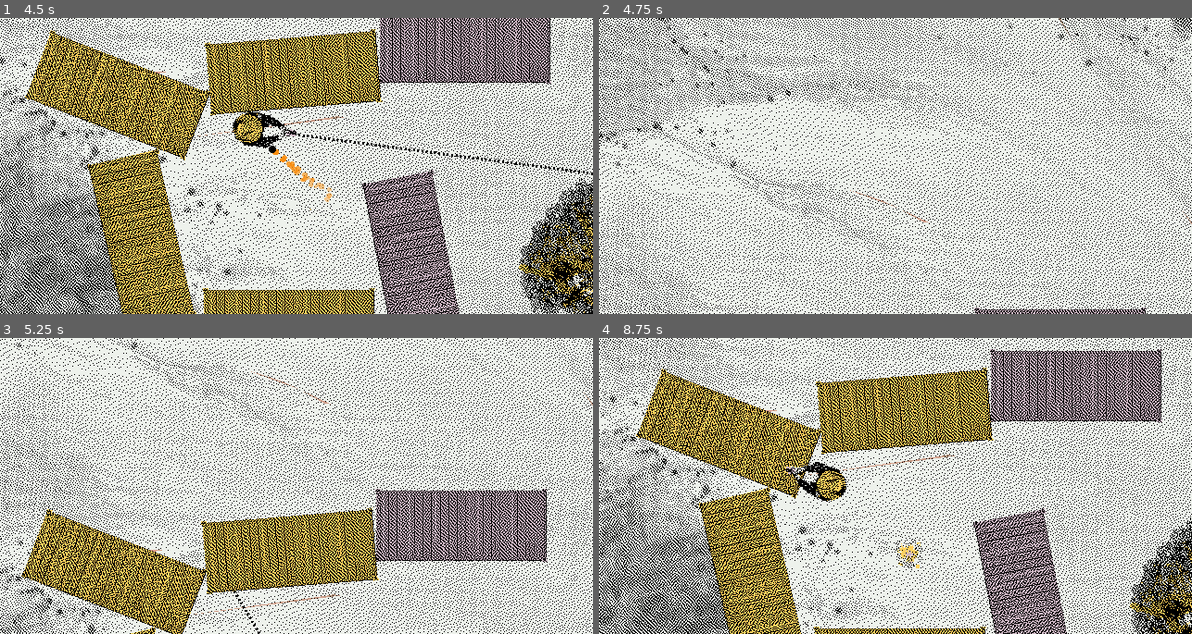
Above: before the commit, frames 1-4 (two rows, left to right).
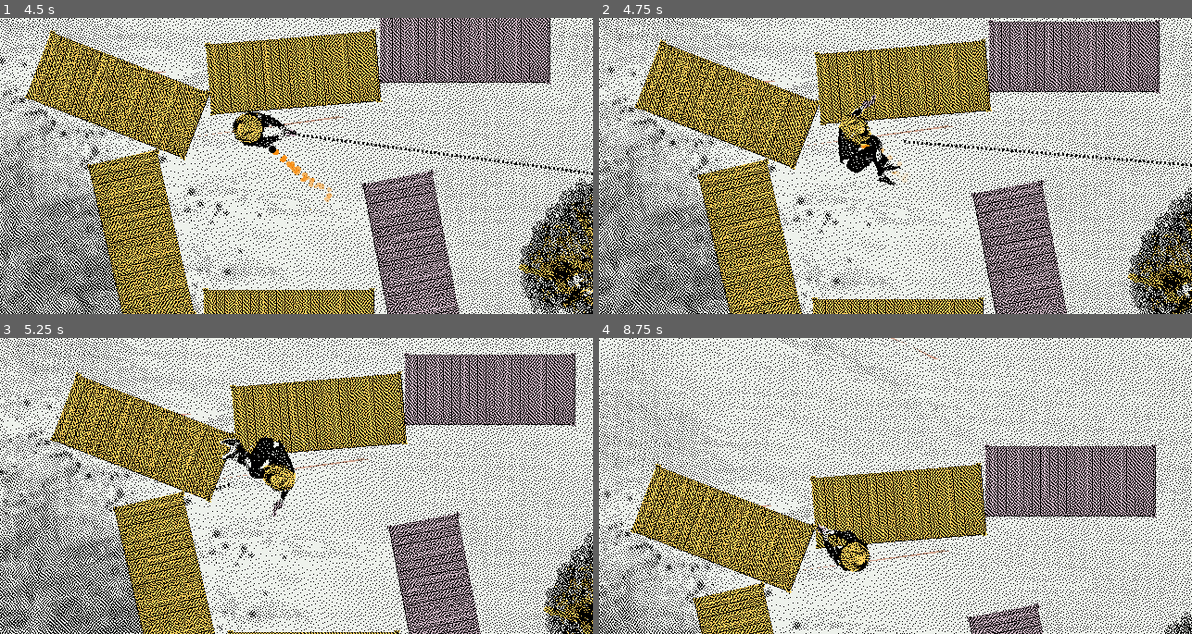
Above: after the commit, the same moments.

Repository: HalfdanBrage/nordicGame
Game: Godot game, scene res://Levels/test-level-1.tscn
The game is run twice, just before and just after one commit, with the same random seed, the same clock (stepped at 60 frames per second) and the same inputs. This scene is started directly instead of the project's main scene.
Inputs (mouse positions are in pixels of both pictures, inside the frame that each line leads up to):
- Up to frame 1 (4.5 s): move the mouse to (266, 225) at 0.52 s; tap X (swap) at 0.6, 1.55, 2.1, 2.85, 3.8, 4.35 s; move the mouse to (474, 210) at 1.27 s; tap Space (shoot) at 1.35, 3.6 s; move the mouse to (118, 121) at 2.02 s; move the mouse to (326, 166) at 2.77 s; move the mouse to (207, 92) at 3.52 s; move the mouse to (426, 151) at 4.27 s
- Up to frame 2 (4.75 s): no input
- Up to frame 3 (5.25 s): move the mouse to (177, 500) at 5.02 s; tap X (swap) at 5.1 s
- Up to frame 4 (8.75 s): move the mouse to (954, 420) at 5.77 s; tap Space (shoot) at 5.85, 8.1 s; tap X (swap) at 6.05, 6.6, 7.35, 8.3 s; move the mouse to (865, 545) at 6.52 s; move the mouse to (1073, 530) at 7.27 s; move the mouse to (717, 441) at 8.02 s

Frame 1 is identical in both runs. In frame 2, 50% of the frame differs, in the area x 0-100%, y 0-100%; in frame 3, 56%; in frame 4, 58%.

Commit message:
work on death animation

Diff:
--- a/Entities/Bullet/bullet.gd
+++ b/Entities/Bullet/bullet.gd
@@ -5,6 +5,9 @@
 const SPEED = 5
 
 var dir: Vector2 = Vector2.RIGHT
+
+func _ready():
+	$Sprite2D.visible = true
 
 var frames_since_swap = 0
 func set_just_swapped():
@@ -22,10 +25,10 @@
 		dir = get_vector_reflection(velocity, collision.get_normal()).normalized()
 
 func deactivate():
-	$AnimatedSprite2D.play("inactive")
+	pass
 
 func activate():
-	$AnimatedSprite2D.play("active")
+	pass
 
 func get_vector_reflection(vector: Vector2, normal: Vector2) -> Vector2:
 	return vector - 2 * vector.dot(normal) * normal
@@ -33,6 +36,7 @@
 func _on_area_2d_body_entered(body):
 	if body.has_method("damage") and frames_since_swap > 1:
 		body.damage()
+		$AnimationPlayer.play("kill_player")
 
 
 func _on_collisionsparkarea_body_entered(body):
--- a/Entities/Bullet/bullet.tscn
+++ b/Entities/Bullet/bullet.tscn
@@ -1,8 +1,6 @@
-[gd_scene load_steps=34 format=3 uid="uid://chg348md75ben"]
+[gd_scene load_steps=33 format=3 uid="uid://chg348md75ben"]
 
 [ext_resource type="Script" path="res://Entities/Bullet/bullet.gd" id="1_sgqyk"]
-[ext_resource type="Texture2D" uid="uid://c01bf6ta4sxhg" path="res://inactive.png" id="2_j785w"]
-[ext_resource type="Texture2D" uid="uid://etuynmey2wwf" path="res://active.png" id="3_vguso"]
 [ext_resource type="Texture2D" uid="uid://0t6l8awovx7v" path="res://Assets/Bullets/bullet.png" id="4_jjgt6"]
 [ext_resource type="Texture2D" uid="uid://u2kdrdsd6vdv" path="res://Assets/Bullets/bullet (4).png" id="4_o5sfj"]
 [ext_resource type="AudioStream" uid="uid://6nxjwrryipk8" path="res://SFX/Ricochet-1-raw.wav" id="6_5aaie"]
@@ -18,25 +16,6 @@
 [ext_resource type="Texture2D" uid="uid://eshtuy37dot5" path="res://Assets/Player/teleport_2.png" id="16_s3jve"]
 [ext_resource type="Texture2D" uid="uid://4ix38bartxpq" path="res://Assets/Player/teleport_1.png" id="17_lqanl"]
 [ext_resource type="Texture2D" uid="uid://dtyxw4i6jsw27" path="res://Assets/Player/teleport_0.png" id="18_hhftr"]
-
-[sub_resource type="SpriteFrames" id="SpriteFrames_ajlkv"]
-animations = [{
-"frames": [{
-"duration": 1.0,
-"texture": ExtResource("2_j785w")
-}],
-"loop": true,
-"name": &"active",
-"speed": 5.0
-}, {
-"frames": [{
-"duration": 1.0,
-"texture": ExtResource("3_vguso")
-}],
-"loop": true,
-"name": &"inactive",
-"speed": 5.0
-}]
 
 [sub_resource type="CircleShape2D" id="CircleShape2D_atinb"]
 radius = 7.45356
@@ -238,24 +217,81 @@
 "values": [false, true]
 }
 
+[sub_resource type="Animation" id="Animation_43psd"]
+resource_name = "kill_player"
+tracks/0/type = "method"
+tracks/0/imported = false
+tracks/0/enabled = true
+tracks/0/path = NodePath(".")
+tracks/0/interp = 1
+tracks/0/loop_wrap = true
+tracks/0/keys = {
+"times": PackedFloat32Array(0),
+"transitions": PackedFloat32Array(1),
+"values": [{
+"args": [false],
+"method": &"set_physics_process"
+}]
+}
+tracks/1/type = "value"
+tracks/1/imported = false
+tracks/1/enabled = true
+tracks/1/path = NodePath("Sprite2D:visible")
+tracks/1/interp = 1
+tracks/1/loop_wrap = true
+tracks/1/keys = {
+"times": PackedFloat32Array(0),
+"transitions": PackedFloat32Array(1),
+"update": 1,
+"values": [false]
+}
+tracks/2/type = "method"
+tracks/2/imported = false
+tracks/2/enabled = false
+tracks/2/path = NodePath("GPUParticles2D3")
+tracks/2/interp = 1
+tracks/2/loop_wrap = true
+tracks/2/keys = {
+"times": PackedFloat32Array(0),
+"transitions": PackedFloat32Array(1),
+"values": [{
+"args": [],
+"method": &"restart"
+}]
+}
+tracks/3/type = "value"
+tracks/3/imported = false
+tracks/3/enabled = true
+tracks/3/path = NodePath("GPUParticles2D3:emitting")
+tracks/3/interp = 1
+tracks/3/loop_wrap = true
+tracks/3/keys = {
+"times": PackedFloat32Array(0),
+"transitions": PackedFloat32Array(1),
+"update": 1,
+"values": [true]
+}
+
 [sub_resource type="AnimationLibrary" id="AnimationLibrary_57bmf"]
 _data = {
+"kill_player": SubResource("Animation_43psd"),
 "teleport": SubResource("Animation_0atfx")
 }
+
+[sub_resource type="ParticleProcessMaterial" id="ParticleProcessMaterial_wjxyk"]
+particle_flag_disable_z = true
+spread = 180.0
+initial_velocity_min = 200.0
+initial_velocity_max = 200.0
+gravity = Vector3(0, 0, 0)
+damping_min = 94.631
+damping_max = 94.631
 
 [node name="Bullet" type="CharacterBody2D"]
 texture_filter = 1
 scale = Vector2(0.5, 0.5)
 collision_layer = 2
 script = ExtResource("1_sgqyk")
-
-[node name="AnimatedSprite2D" type="AnimatedSprite2D" parent="."]
-visible = false
-position = Vector2(-1, 0)
-scale = Vector2(0.6, 0.6)
-sprite_frames = SubResource("SpriteFrames_ajlkv")
-animation = &"inactive"
-autoplay = "inactive"
 
 [node name="CollisionShape2D" type="CollisionShape2D" parent="."]
 scale = Vector2(0.6, 0.6)
@@ -296,13 +332,13 @@
 one_shot = true
 explosiveness = 1.0
 
-[node name="Bounce" type="AudioStreamPlayer2D" parent="."]
+[node name="Bounce" type="AudioStreamPlayer2D" parent="." groups=["sfx"]]
 scale = Vector2(2, 2)
 stream = SubResource("AudioStreamRandomizer_vtx8h")
 volume_db = -12.0
 max_distance = 600.0
 
-[node name="Metal" type="AudioStreamPlayer2D" parent="."]
+[node name="Metal" type="AudioStreamPlayer2D" parent="." groups=["sfx"]]
 stream = SubResource("AudioStreamRandomizer_pehon")
 volume_db = -6.0
 max_distance = 600.0
@@ -317,6 +353,14 @@
 "": SubResource("AnimationLibrary_57bmf")
 }
 
+[node name="GPUParticles2D3" type="GPUParticles2D" parent="."]
+z_index = 10
+emitting = false
+amount = 40
+process_material = SubResource("ParticleProcessMaterial_wjxyk")
+one_shot = true
+explosiveness = 1.0
+
 [connection signal="area_entered" from="Area2D" to="." method="_on_area_2d_area_entered"]
 [connection signal="body_entered" from="Area2D" to="." method="_on_area_2d_body_entered"]
 [connection signal="area_entered" from="Area2D/collisionsparkarea" to="." method="_on_collisionsparkarea_area_entered"]
--- a/Entities/Player/player.gd
+++ b/Entities/Player/player.gd
@@ -91,8 +91,10 @@
 		bullet = null
 
 func damage():
+	$AnimationPlayer.play("die")
+
+func respawn():
 	Levelmanager.respawn()
-	print("OWWW")
 
 func set_ray_cast():
 	var rayNode: RayCast2D = get_node("RayCast2D")
--- a/Entities/Player/player.tscn
+++ b/Entities/Player/player.tscn
@@ -1,9 +1,10 @@
-[gd_scene load_steps=21 format=3 uid="uid://mgb64uhgo0cu"]
+[gd_scene load_steps=25 format=3 uid="uid://mgb64uhgo0cu"]
 
 [ext_resource type="Script" path="res://Entities/Player/player.gd" id="1_iue56"]
 [ext_resource type="Texture2D" uid="uid://n1ewako8a01q" path="res://Assets/Texture/dashed_active_texture2.png" id="2_ggsop"]
 [ext_resource type="Texture2D" uid="uid://dm24o6fn7v3v5" path="res://Assets/Texture/dashed_texture.png" id="2_j3pj5"]
 [ext_resource type="Texture2D" uid="uid://bm88b8iry4itf" path="res://Assets/Player/player_aim.png" id="3_fulid"]
+[ext_resource type="Texture2D" uid="uid://b0uvkljk34g1" path="res://Assets/Player/player_dead.png" id="4_vt0m5"]
 [ext_resource type="AudioStream" uid="uid://huf35tkqq2ft" path="res://SFX/pew.wav" id="5_5sbuj"]
 [ext_resource type="Texture2D" uid="uid://c0nywdpyytfm2" path="res://Assets/Player/teleport_7.png" id="6_lgmjw"]
 [ext_resource type="Texture2D" uid="uid://bwqdsdc2jvssv" path="res://Assets/Player/teleport_6.png" id="7_5m1v0"]
@@ -13,6 +14,8 @@
 [ext_resource type="Texture2D" uid="uid://eshtuy37dot5" path="res://Assets/Player/teleport_2.png" id="11_pl6ep"]
 [ext_resource type="Texture2D" uid="uid://4ix38bartxpq" path="res://Assets/Player/teleport_1.png" id="12_7i2bm"]
 [ext_resource type="Texture2D" uid="uid://dtyxw4i6jsw27" path="res://Assets/Player/teleport_0.png" id="13_wdprl"]
+[ext_resource type="AudioStream" uid="uid://b3yi3ul2055wl" path="res://SFX/Swap-sound.wav" id="14_nrwam"]
+[ext_resource type="AudioStream" uid="uid://5h5vnxn003m4" path="res://SFX/Swap-sound-reverse.wav" id="15_slpmx"]
 
 [sub_resource type="Gradient" id="Gradient_1xwgm"]
 offsets = PackedFloat32Array(0, 0.344086, 0.451613, 1)
@@ -20,6 +23,14 @@
 
 [sub_resource type="SpriteFrames" id="SpriteFrames_pe4d0"]
 animations = [{
+"frames": [{
+"duration": 1.0,
+"texture": ExtResource("4_vt0m5")
+}],
+"loop": true,
+"name": &"dead",
+"speed": 5.0
+}, {
 "frames": [{
 "duration": 1.0,
 "texture": ExtResource("3_fulid")
@@ -97,9 +108,67 @@
 "update": 1,
 "values": [true, false]
 }
+tracks/4/type = "method"
+tracks/4/imported = false
+tracks/4/enabled = true
+tracks/4/path = NodePath("Dissapear")
+tracks/4/interp = 1
+tracks/4/loop_wrap = true
+tracks/4/keys = {
+"times": PackedFloat32Array(0),
+"transitions": PackedFloat32Array(1),
+"values": [{
+"args": [0.0],
+"method": &"play"
+}]
+}
+tracks/5/type = "method"
+tracks/5/imported = false
+tracks/5/enabled = true
+tracks/5/path = NodePath("Appear")
+tracks/5/interp = 1
+tracks/5/loop_wrap = true
+tracks/5/keys = {
+"times": PackedFloat32Array(0.2),
+"transitions": PackedFloat32Array(1),
+"values": [{
+"args": [0.0],
+"method": &"play"
+}]
+}
+
+[sub_resource type="Animation" id="Animation_t5pyw"]
+resource_name = "die"
+tracks/0/type = "value"
+tracks/0/imported = false
+tracks/0/enabled = true
+tracks/0/path = NodePath("AnimatedSprite2D:animation")
+tracks/0/interp = 1
+tracks/0/loop_wrap = true
+tracks/0/keys = {
+"times": PackedFloat32Array(0),
+"transitions": PackedFloat32Array(1),
+"update": 1,
+"values": [&"dead"]
+}
+tracks/1/type = "method"
+tracks/1/imported = false
+tracks/1/enabled = true
+tracks/1/path = NodePath(".")
+tracks/1/interp = 1
+tracks/1/loop_wrap = true
+tracks/1/keys = {
+"times": PackedFloat32Array(0.9),
+"transitions": PackedFloat32Array(1),
+"values": [{
+"args": [],
+"method": &"respawn"
+}]
+}
 
 [sub_resource type="AnimationLibrary" id="AnimationLibrary_adrc6"]
 _data = {
+"die": SubResource("Animation_t5pyw"),
 "teleport": SubResource("Animation_h4t1q")
 }
 
@@ -197,6 +266,8 @@
 position = Vector2(-2.38419e-07, 4.76837e-07)
 rotation = 1.91986
 sprite_frames = SubResource("SpriteFrames_pe4d0")
+animation = &"dead"
+autoplay = "default"
 offset = Vector2(2, 2)
 
 [node name="CollisionShape2D" type="CollisionShape2D" parent="."]
@@ -222,4 +293,12 @@
 sprite_frames = SubResource("SpriteFrames_wnsxl")
 animation = &"disappear"
 
+[node name="Dissapear" type="AudioStreamPlayer" parent="." groups=["sfx"]]
+stream = ExtResource("14_nrwam")
+volume_db = -10.0
+
+[node name="Appear" type="AudioStreamPlayer" parent="." groups=["sfx"]]
+stream = ExtResource("15_slpmx")
+volume_db = -10.0
+
 [connection signal="timeout" from="Swap cooldown" to="." method="_on_shoot_cooldown_timeout"]
Not shown: 1 places in Levels/Main_levels/after_level_1.tscn that only renumber resources
